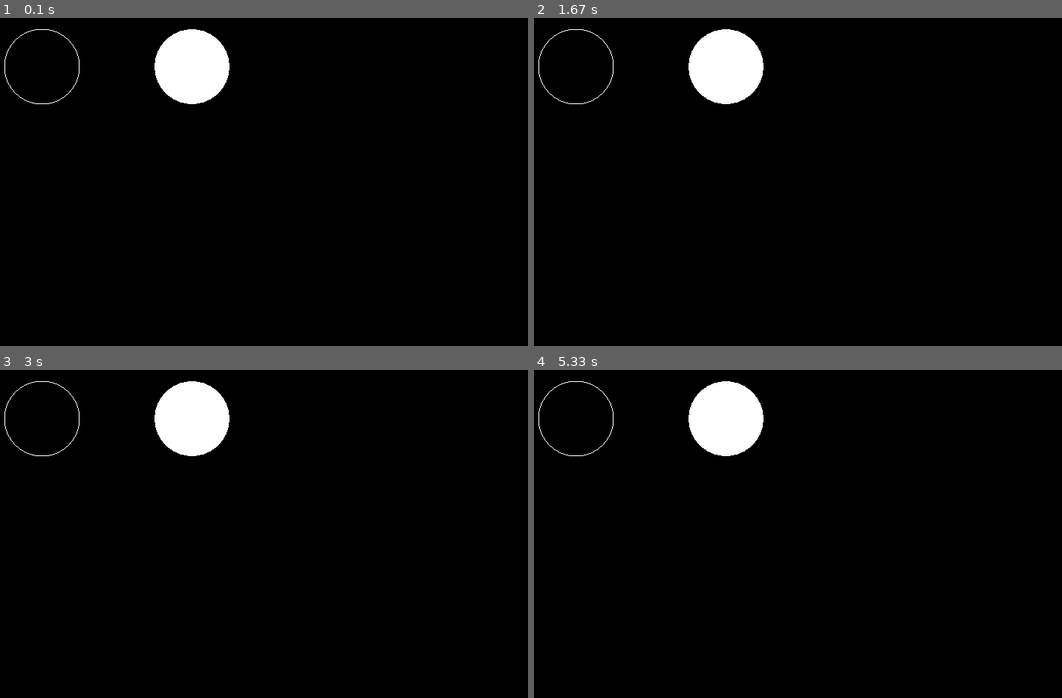
Above: before the commit, frames 1-4 (two rows, left to right).
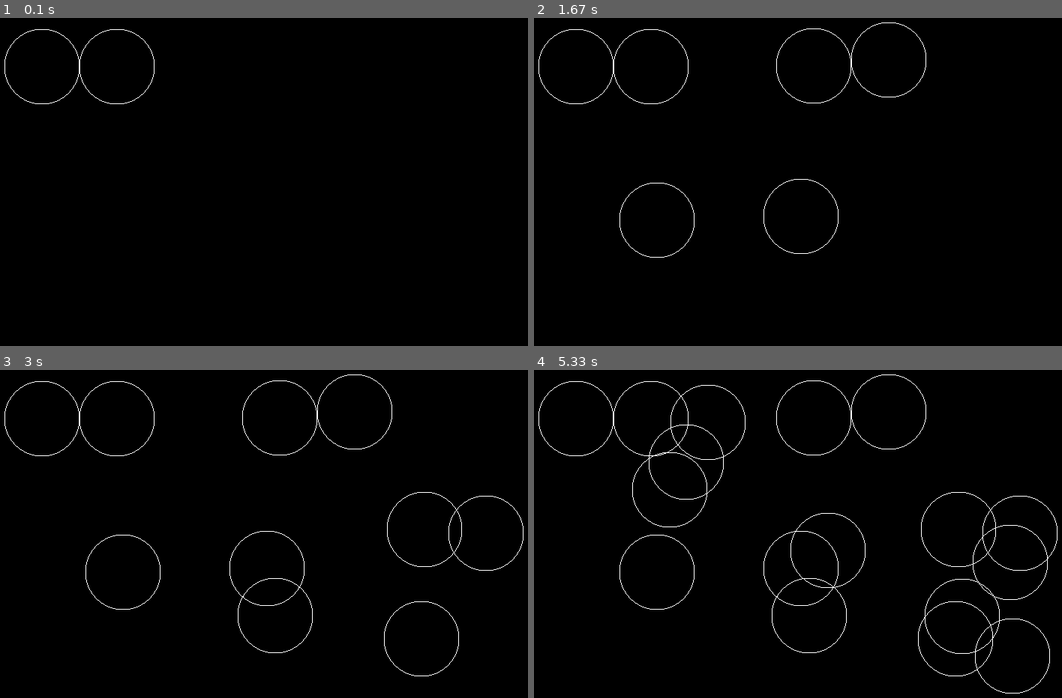
Above: after the commit, the same moments.

Repository: thegitone23/DFS-BFS-Sim
Game: pygame game, started from main.py
Two runs of this game, one before a commit and one after it. Both use one fixed random seed, a clock stepped at 60 frames per second and the inputs below.
Inputs (mouse positions are in pixels of both pictures, inside the frame that each line leads up to):
- Up to frame 1 (0.1 s): no input
- Up to frame 2 (1.67 s): click (803, 218) at 0.38 s; click (655, 221) at 0.72 s; click (887, 60) at 1.05 s; click (813, 67) at 1.38 s
- Up to frame 3 (3 s): click (274, 616) at 1.72 s; click (422, 638) at 2.05 s; click (422, 530) at 2.38 s; click (485, 534) at 2.72 s
- Up to frame 4 (5.33 s): click (1014, 655) at 3.05 s; click (829, 550) at 3.38 s; click (671, 491) at 3.72 s; click (961, 616) at 4.05 s; click (708, 422) at 4.38 s; click (1009, 563) at 4.72 s; click (687, 461) at 5.05 s

The runs differ from the first frame. In frame 1, 2.6% of the frame differs, in the area x 15-44%, y 3-27%; in frame 2, 3.0%; in frame 3, 3.4%; in frame 4, 3.9%, in the area x 15-100%, y 1-99%.

Commit message:
draw circle on click functionality added

Diff:
--- a/main.py
+++ b/main.py
@@ -22,11 +22,6 @@
     glVertex2f(c, d)
     glEnd()
 
-# def drawCircle(x,y,r=50):
-#     toRad = (math.pi/180)
-#     for i in range (0,360):
-#         drawPixel(x+(r*math.cos(toRad*i)),y+(r*math.sin(toRad*i)))
-
 def drawHollowCircle(x, y, r=50):
     lineAmount = 100  # no. of lines used to draw circle
     twoPi = math.pi * 2
@@ -49,11 +44,16 @@
         )
     glEnd()
 
+position = [
+    (100, 100),
+    (200, 100)
+]
+
 # main drawing logic
 def draw():
     #coding logic here
-    drawHollowCircle(100, 100)
-    drawFilledCircle(300, 100)
+    for pos in position:
+        drawHollowCircle(pos[0], pos[1])
 
 
 #main function
@@ -72,6 +72,12 @@
             if event.type == pygame.QUIT:
                 pygame.quit()
                 quit()
+            # if any mouse button is pressed
+            if event.type == pygame.MOUSEBUTTONDOWN:
+                # if the left button is pressed
+                if event.button == 1:
+                    pos = pygame.mouse.get_pos()
+                    position.append(pos)
 
         glClear(GL_COLOR_BUFFER_BIT|GL_DEPTH_BUFFER_BIT) #clear the frame
         draw() #calling the function with drawing logic
